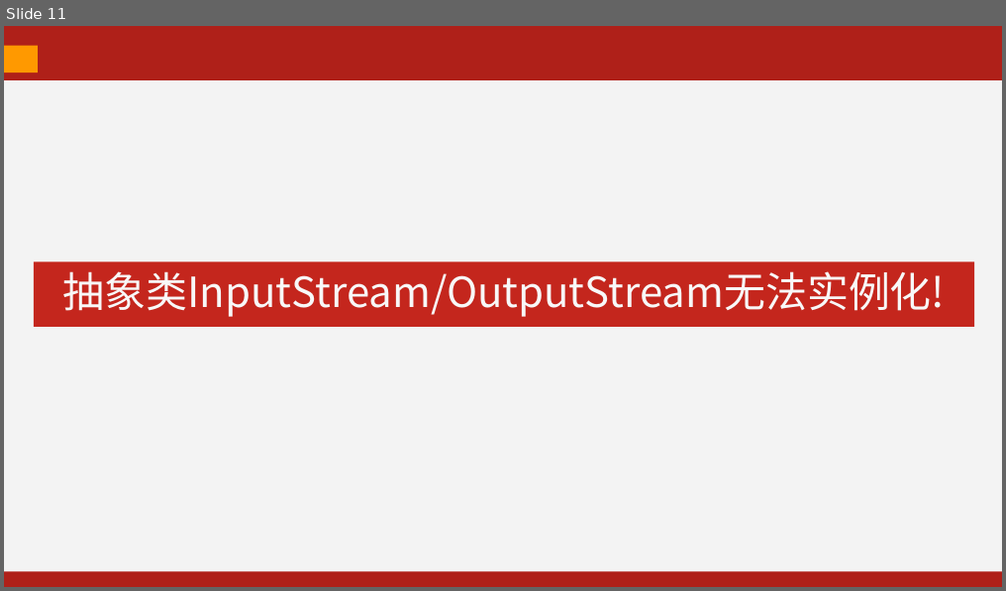
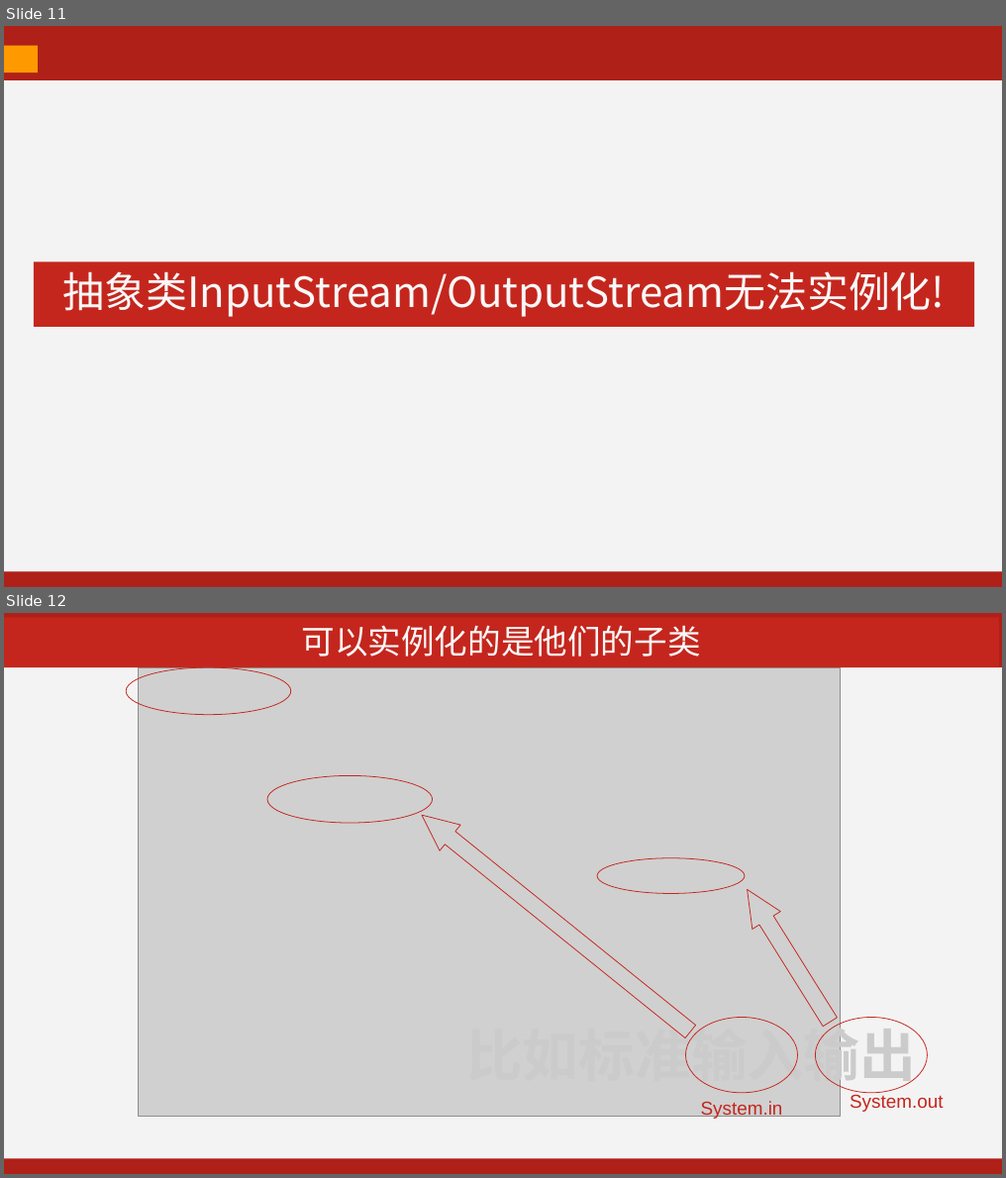
Before and after one commit to kevinjoyce/JavaCourseWare, a slide deck: PPT/每次课PPT/11 IO（输入输出）-1.pptx. Shown one above the other, each under a label of ours: slide 11 before the commit, slides 11 and 12 after it. The pictures are 1006x591 and 1006x1178 pixels, drawn with LibreOffice and Linux fonts; fonts in the diff are those of the drawing; grey boxes stand for pictures. Boxes give left, top, right and bottom in pixels: in the first picture for what was removed or moved away, otherwise in the second. Text is boxed around its words. In the diff, an @@ line names an element or a change of style, - is before the commit and + after.

```diff
--- a/PPT/每次课PPT/11 IO（输入输出）-1.pptx
+++ b/PPT/每次课PPT/11 IO（输入输出）-1.pptx
@@ slide 12 added at (4, 613, 1002, 1174), background #AF2019 @@
@@ rectangle added at (4, 633, 38, 660), fill #FF9900 @@
@@ rectangle added at (4, 618, 998, 667), fill #C4261D, 32 pt, text #F8F8F8 @@
+可以实例化的是他们的子类
@@ rectangle added at (4, 667, 1002, 1158), fill #F3F3F3 @@
@@ ellipse added at (126, 667, 290, 715), outline #C4261D 0.75 pt @@
@@ picture added at (138, 667, 840, 1116) @@
@@ ellipse added at (267, 776, 432, 823), outline #C4261D 0.75 pt @@
@@ right arrow added at (411, 802, 700, 1045), outline #C4261D 0.75 pt @@
@@ ellipse added at (597, 859, 745, 893), outline #C4261D 0.75 pt @@
@@ right arrow added at (733, 880, 844, 1031), outline #C4261D 0.75 pt @@
@@ text added at (466, 1020, 915, 1091), 54 pt, text #CDCCCC, bold @@
+比如标准输入输出
@@ ellipse added at (685, 1017, 798, 1092), outline #C4261D 0.75 pt @@
@@ ellipse added at (815, 1017, 927, 1092), outline #C4261D 0.75 pt @@
@@ text added at (701, 1101, 783, 1119), 18 pt, text #C4261D @@
+System.in
@@ text added at (849, 1094, 943, 1112), 18 pt, text #C4261D @@
+System.out
```
Also in this commit, not shown: 1 slide changed, 1 other file.
